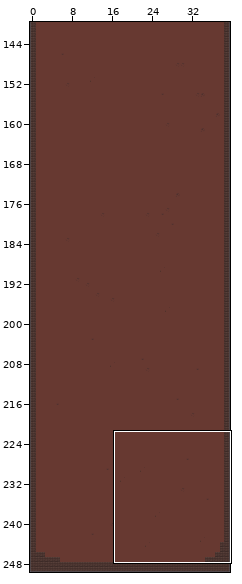
One commit to this Tiled map: assets/maps/level2.tmx. Above: a wide view before the commit, with the close-up outlined.
Close-up. The starting point:
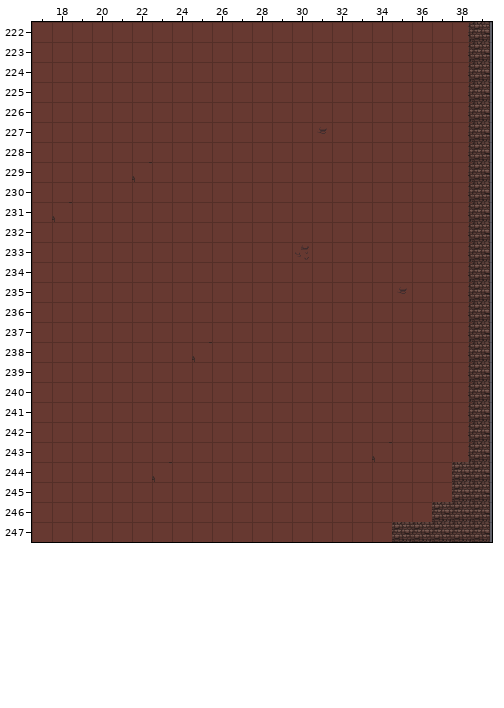
Cells are 32x32 px. Shown: x 17..39, y 222..247. The commit also changed other parts of the map, which this record leaves out.
Once edited:
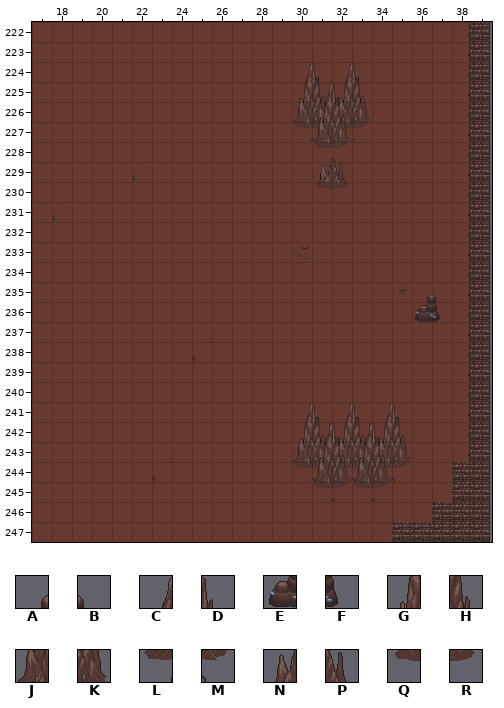
Key: from "assets-all": A 49, B 50, C 57, D 58, E 63, F 64, G 71, H 72, J 85, K 86, L 99, M 100, N 113, P 114, Q 127, R 128.
_ is an empty cell.
The edit:
{"where": "layer \"Ground\""}
{"y":224,"x":30,"old":"____","new":"CDCD"}
{"y":225,"x":30,"old":"____","new":"GHGH"}
{"y":226,"x":30,"old":"____","new":"JKJK"}
{"y":227,"x":30,"old":"____","new":"LMLM"}
{"y":241,"x":30,"old":"______","new":"CDCDCD"}
{"y":242,"x":30,"old":"______","new":"GHGHGH"}
{"y":243,"x":30,"old":"______","new":"JKJKJK"}
{"y":244,"x":30,"old":"______","new":"LMLMLM"}
{"where": "layer \"Decor\""}
{"y":225,"x":31,"old":"__","new":"CD"}
{"y":226,"x":31,"old":"__","new":"GH"}
{"y":227,"x":31,"old":"__","new":"JK"}
{"y":228,"x":31,"old":"__","new":"LM"}
{"y":229,"x":31,"old":"__","new":"NP"}
{"y":230,"x":31,"old":"__","new":"QR"}
{"y":235,"x":36,"old":"__","new":"AB"}
{"y":236,"x":36,"old":"__","new":"EF"}
{"y":242,"x":31,"old":"____","new":"CDCD"}
{"y":243,"x":31,"old":"____","new":"GHGH"}
{"y":244,"x":31,"old":"____","new":"JKJK"}
{"y":245,"x":31,"old":"____","new":"LMLM"}
{"label":"added","picture_box":[293,62,370,189]}
{"label":"added","picture_box":[415,294,440,322]}
{"label":"added","picture_box":[293,402,410,502]}
